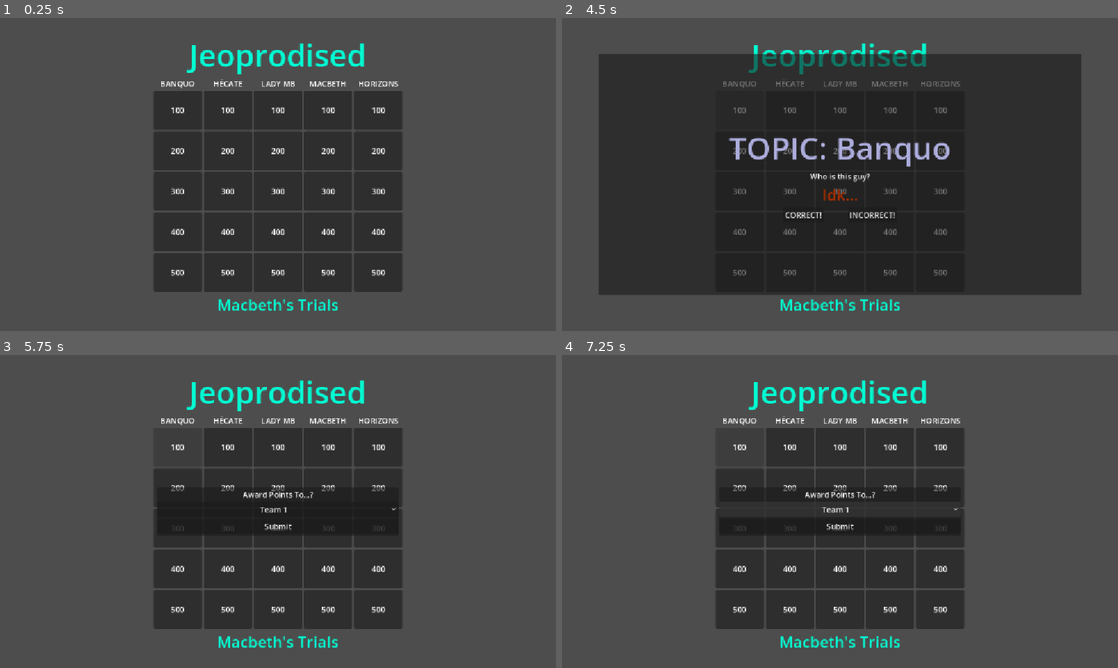
Above: before the commit, frames 1-4 (two rows, left to right).
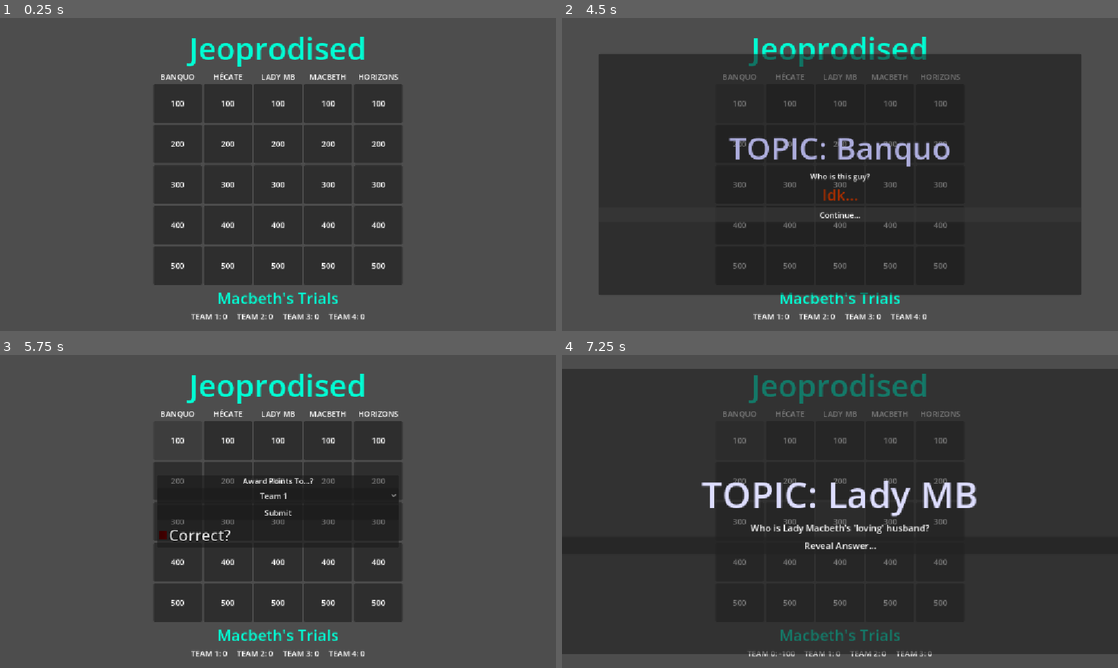
Above: after the commit, the same moments.

Repository: FreeformWave544/Jeoprodised
Game: Godot game, scene res://Scenes/Main.tscn
Same seed, same stepped clock (60 frames per second), same inputs: the game is played once before the commit and once after it.
Inputs (mouse positions are in pixels of both pictures, inside the frame that each line leads up to):
- Up to frame 1 (0.25 s): no input
- Up to frame 2 (4.5 s): click (739, 108) at 0.52 s; click (739, 149) at 1.27 s; click (739, 190) at 2.02 s; click (739, 230) at 2.77 s; click (739, 271) at 3.52 s; click "Reveal Answer..." at 4.25 s
- Up to frame 3 (5.75 s): click (239, 552) at 5 s, where only the run before the commit has a clickable "CORRECT!"
- Up to frame 4 (7.25 s): click (840, 511) at 5.75 s, where only the run before the commit has a clickable "INCORRECT!"; click (840, 508) at 6.5 s, where only the run before the commit has a clickable "Team 1"

The runs differ from the first frame. In frame 1, 8.0% of the frame differs, in the area x 27-73%, y 6-97%; in frame 2, 4.1%; in frame 3, 7.6%; in frame 4, 67%, in the area x 0-100%, y 4-97%.

Commit message:
Fixed Several Bugs

Diff:
--- a/Scenes/Main.tscn
+++ b/Scenes/Main.tscn
@@ -505,6 +505,27 @@
 label_settings = SubResource("LabelSettings_r150o")
 horizontal_alignment = 1
 
+[node name="teams" type="HBoxContainer" parent="Center/VBox" unique_id=402612633]
+layout_mode = 2
+theme_override_constants/separation = 20
+alignment = 1
+
+[node name="Team1" type="Label" parent="Center/VBox/teams" unique_id=1069801168]
+layout_mode = 2
+text = "TEAM 1: 0"
+
+[node name="Team2" type="Label" parent="Center/VBox/teams" unique_id=410818383]
+layout_mode = 2
+text = "TEAM 2: 0"
+
+[node name="Team3" type="Label" parent="Center/VBox/teams" unique_id=192331017]
+layout_mode = 2
+text = "TEAM 3: 0"
+
+[node name="Team4" type="Label" parent="Center/VBox/teams" unique_id=1718421100]
+layout_mode = 2
+text = "TEAM 4: 0"
+
 [node name="Awaiting" type="ColorRect" parent="." unique_id=1283261253]
 visible = false
 layout_mode = 1
--- a/Scenes/main.gd
+++ b/Scenes/main.gd
@@ -23,9 +23,11 @@
 func _btn_press(score: int, btn):
 	btn.disabled = true
 	var team = await find_card(btn.get_parent().name)
-	teams[team] += score
+	if team is Array or team != -1: teams[team[0]] += score if team[1] else score * -1
+	for t in range(len($Center/VBox/teams.get_children())):
+		$Center/VBox/teams.get_child(t).text = "TEAM %s: %d" % [t, teams[t]]
 
-func find_card(type) -> int:
+func find_card(type):
 	if type.to_pascal_case() == "Horizons":
 		var id = approvedIDs.keys().pick_random() if approvedIDs.size() > 0 else ""
 		while approvedIDs.is_empty() or (id != "" and id in usedIDs):
--- a/Scenes/question_card.gd
+++ b/Scenes/question_card.gd
@@ -1,6 +1,6 @@
 extends Control
 
-signal team(team)
+signal team(team, correct)
 
 func enter(question, subject):
 	$Panel/VBoxContainer/Topic.text = "TOPIC: " + subject
@@ -12,10 +12,9 @@
 	$AnimationPlayer.play("exit")
 	$Panel2.show()
 	await $Panel2/VBoxContainer/Submit.pressed
-	team.emit($Panel2/VBoxContainer/OptionButton.get_selected_id())
+	team.emit($Panel2/VBoxContainer/OptionButton.get_selected_id(), $Panel2/VBoxContainer/CheckBox.button_pressed)
 	queue_free()
 
 func _on_reveal_pressed() -> void:
-	$Panel/VBoxContainer/Answer.show()
-	$Panel/VBoxContainer/Buttons.show()
-	$Panel/VBoxContainer/Reveal.hide()
+	if not $Panel/VBoxContainer/Answer.visible: $Panel/VBoxContainer/Answer.show() ; $Panel/VBoxContainer/Reveal.text = "Continue..."
+	else: _on_option_pressed()
--- a/Scenes/question_card.tscn
+++ b/Scenes/question_card.tscn
@@ -111,6 +111,14 @@
 &"exit": SubResource("Animation_56yma")
 }
 
+[sub_resource type="Gradient" id="Gradient_pnkhm"]
+colors = PackedColorArray(0.21960784, 0, 0, 1, 0.27058825, 0, 0, 1)
+
+[sub_resource type="GradientTexture2D" id="GradientTexture2D_lonew"]
+gradient = SubResource("Gradient_pnkhm")
+width = 16
+height = 16
+
 [node name="QuestionCard" type="Control" unique_id=1879176665]
 layout_mode = 3
 anchors_preset = 15
@@ -183,7 +191,7 @@
 
 [node name="Panel2" type="Panel" parent="." unique_id=552877033]
 visible = false
-custom_minimum_size = Vector2(500, 100)
+custom_minimum_size = Vector2(500, 150)
 layout_mode = 1
 anchors_preset = 8
 anchor_left = 0.5
@@ -229,6 +237,14 @@
 layout_mode = 2
 text = "Submit"
 
+[node name="CheckBox" type="CheckBox" parent="Panel2/VBoxContainer" unique_id=1299005529]
+layout_mode = 2
+theme_override_constants/outline_size = 5
+theme_override_font_sizes/font_size = 32
+theme_override_icons/unchecked = SubResource("GradientTexture2D_lonew")
+text = "Correct?"
+expand_icon = true
+
 [connection signal="pressed" from="Panel/VBoxContainer/Reveal" to="." method="_on_reveal_pressed"]
 [connection signal="pressed" from="Panel/VBoxContainer/Buttons/Correct" to="." method="_on_option_pressed"]
 [connection signal="pressed" from="Panel/VBoxContainer/Buttons/Wrong" to="." method="_on_option_pressed"]
